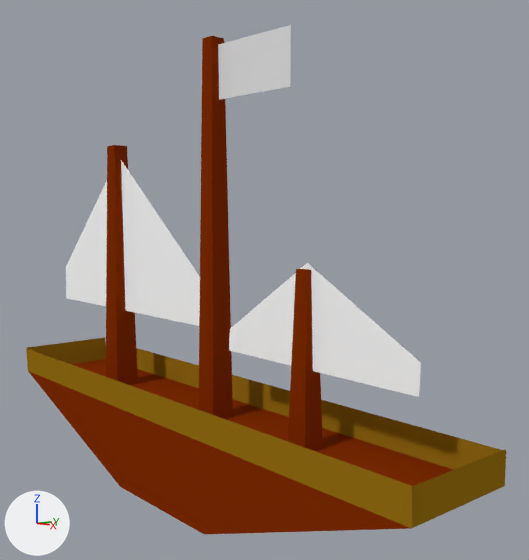
Before and after pictures for a commit that changed the Blender file King Of Kings Docs/Models/warship1.blend.
Both versions are drawn from a 50 mm lens placed at (13.94, -10.16, 5.95), pointed at (0.94, 1.08, 4.22). The lights are fixed; the arrows at lower left show +X, +Y and +Z.
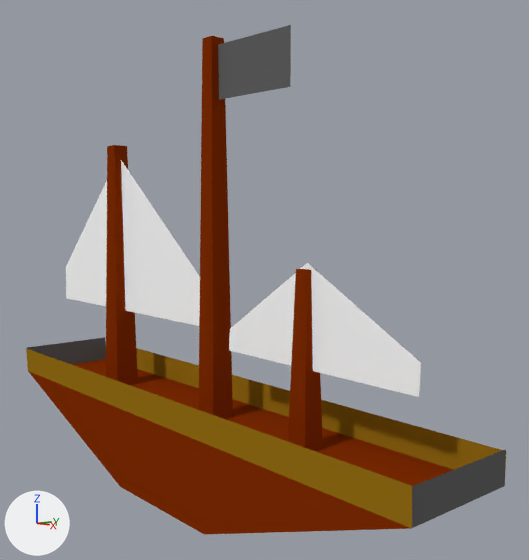
Changed parts and their boxes [x1, y1, x2, y2] in the pictures (529 x 560 px):
'Plane.002', recoloured
    both: [218, 25, 291, 100]
part 1 of me_cube, recoloured
    both: [26, 337, 506, 528]

What changed in the scene script:
```text
Add mat_material_007:
    mat_material_007 = diffuse_material('Material.007')
    mat_material_007.base_color = (0.123, 0.123, 0.123)  # dark grey #626262
Change me_plane_002:
    where me_plane_002.from_pydata(...)  # 4 vertices, 1 face; spans x -1.0..1.68, y -1.0..0.2, z 0.0
    add me_plane_002.materials.append(mat_material_007)  # dark grey #626262
Change me_cube:
    where me_cube.from_pydata(...)  # 16 vertices, 10 faces; spans x -4.08..4.09, y -1.02..1.0, z -1.0..1.72
    used by ob_cube; location = (0.0, 0.0, 0.0); scale = (1.76, 1.32, 1.0)
    me_cube part 1: all 2 faces centred in x -4.08..4.08, y -0.01..0.0, z 1.33..1.36 switch from mat_material_005 (yellow #987115) to mat_material_007 (dark grey #626262)
```
